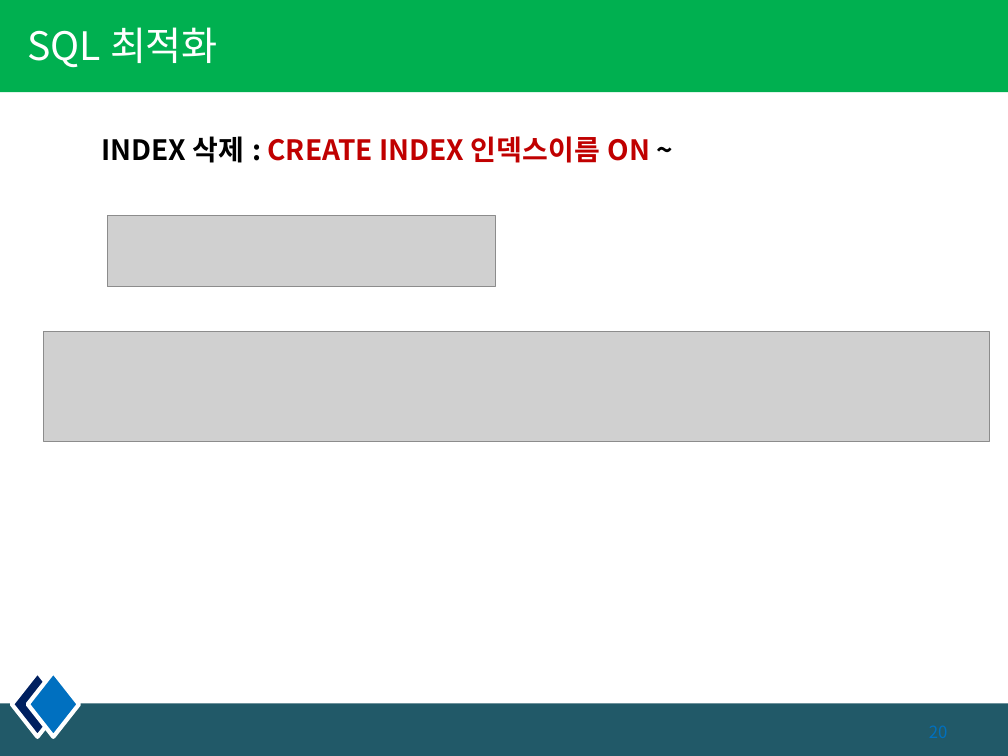
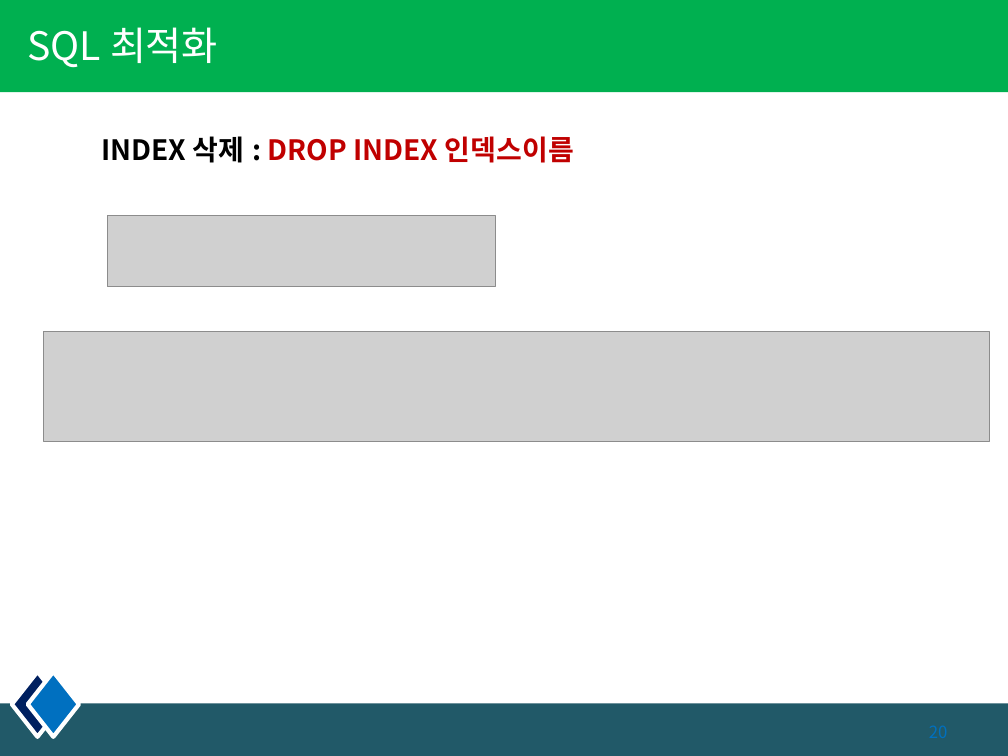
Before and after one commit to kiyongee2/green_project_web, a slide deck: slide 20 of db_ppt/6장. 함수2.pptx. Drawn at 1008x756 pixels with LibreOffice and Linux fonts; fonts in the diff are those of the drawing; grey boxes stand for pictures. Boxes give left, top, right and bottom in pixels: in the first picture for what was removed or moved away, otherwise in the second. Text is boxed around its words. In the diff, an @@ line names an element or a change of style, - is before the commit and + after.

```diff
--- a/db_ppt/6장. 함수2.pptx
+++ b/db_ppt/6장. 함수2.pptx
@@ text at (x1=101, y1=136, x2=574, y2=163): text changed @@
-INDEX 삭제 : CREATE INDEX 인덱스이름 ON ~
+INDEX 삭제 : DROP INDEX 인덱스이름
```
Also in this commit, not shown: 2 other slides changed, 2 other files.
